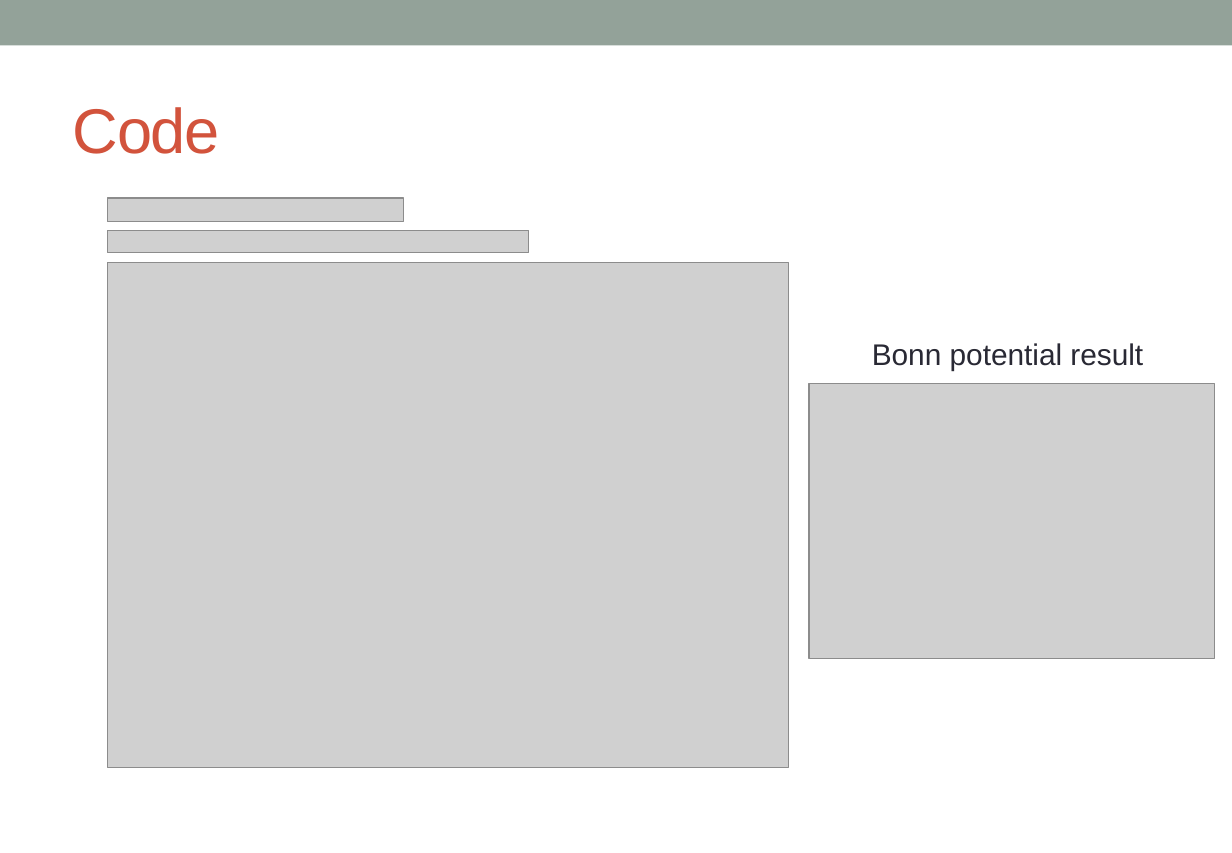
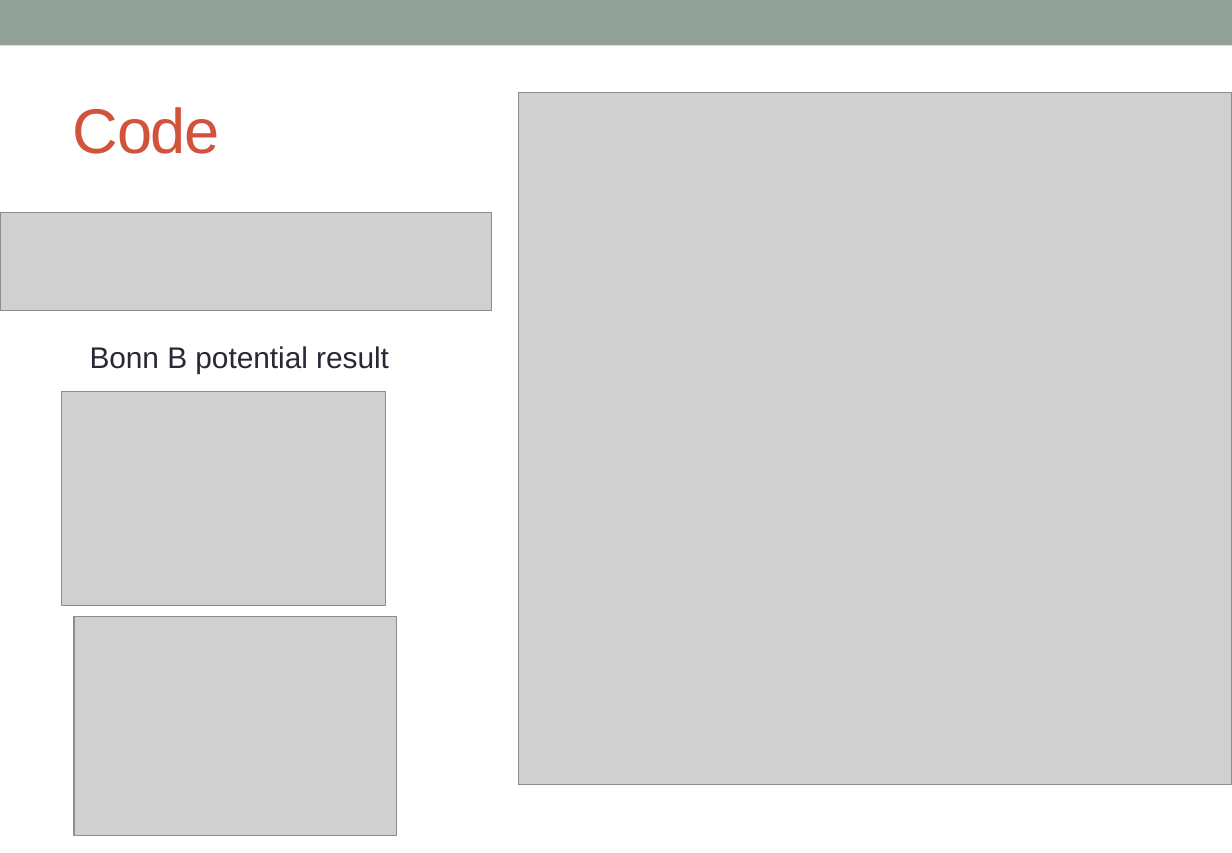
Before and after one commit to alphacentaury-github/NPSS2020, a slide deck: slide 27 of 20221201_숭실대_BHF_송영호.pptx (slide 23 before the commit). Drawn at 1232x853 pixels with LibreOffice and Linux fonts; fonts in the diff are those of the drawing; grey boxes stand for pictures. Boxes give left, top, right and bottom in pixels: in the first picture for what was removed or moved away, otherwise in the second. Text is boxed around its words. In the diff, an @@ line names an element or a change of style, - is before the commit and + after.

```diff
--- a/20221201_숭실대_BHF_송영호.pptx
+++ b/20221201_숭실대_BHF_송영호.pptx
@@ picture added at (519,92,1232,785) @@
@@ picture removed at (107,198,403,222) @@
@@ picture added at (0,213,491,311) @@
@@ picture removed at (107,230,529,253) @@
@@ picture removed at (107,263,788,768) @@
@@ text at (90,346,389,374): text changed @@
-Bonn potential result
+Bonn B potential result
@@ picture added at (61,391,386,605) @@
@@ picture: place and size @@
-picture at (809,385,1215,660)
+picture at (74,617,397,835)
```
Also in this commit, not shown: 13 other slides changed, 1 slide added.
